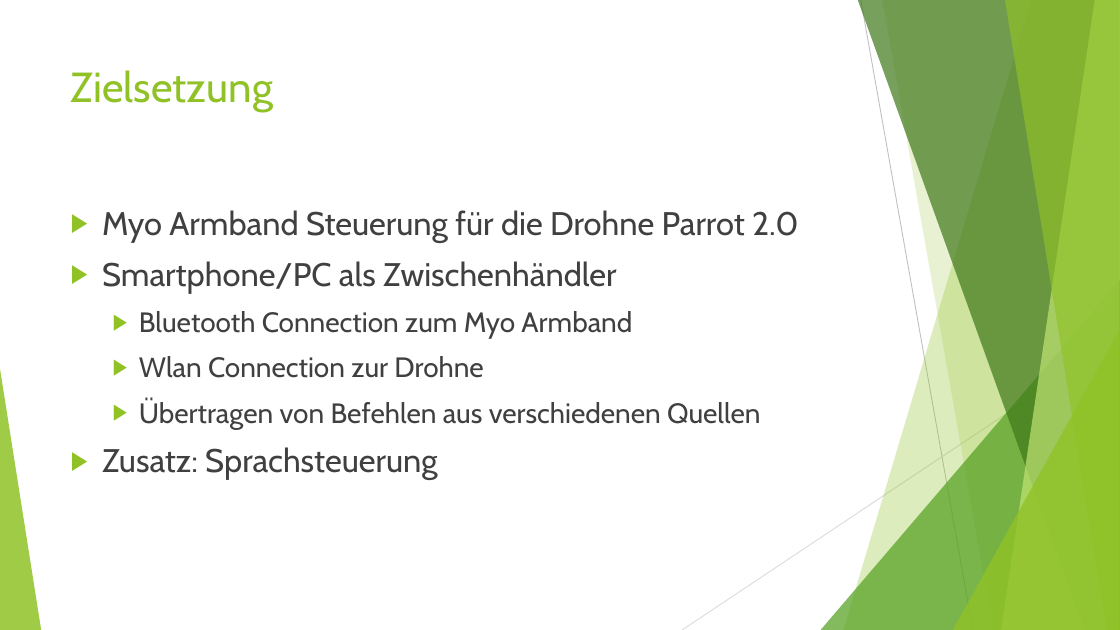
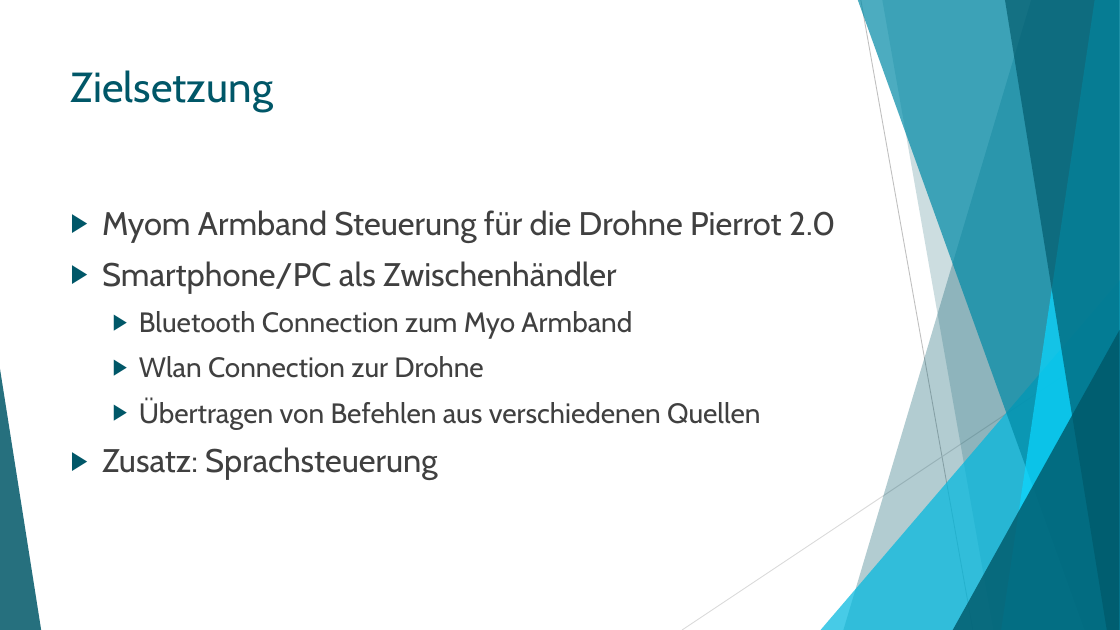
Before and after one commit to ADCSP/DrohnenSteuerung, a slide deck: slide 3 of Präsentation/SoftwarePraktikum.pptx. Drawn at 1120x630 pixels with LibreOffice and Linux fonts; fonts in the diff are those of the drawing. Boxes give left, top, right and bottom in pixels: in the first picture for what was removed or moved away, otherwise in the second. Text is boxed around its words. In the diff, an @@ line names an element or a change of style, - is before the commit and + after.

Commit message:
Changed Präsentation colors

```diff
--- a/Präsentation/SoftwarePraktikum.pptx
+++ b/Präsentation/SoftwarePraktikum.pptx
@@ freeform shape at (844, 0, 1120, 630): fill #90C226 at 30% opacity to #005768 at 30% opacity @@
@@ freeform shape at (858, 0, 1120, 630): fill #3F7819 at 70% opacity to #008AA6 at 70% opacity @@
@@ freeform shape at (882, 0, 1120, 630): fill #90C226 at 20% opacity to #005768 at 20% opacity @@
@@ freeform shape at (1002, 0, 1120, 630): fill #C0E474 at 70% opacity to #0BD7FF at 70% opacity @@
@@ freeform shape at (1005, 0, 1120, 630): fill #90C226 at 65% opacity to #005768 at 65% opacity @@
@@ title "Zielsetzung" at (71, 70, 273, 112): text colour #90C226 to #005768 @@
@@ text at (102, 210, 835, 243): text changed @@
-▶ Myo Armband Steuerung für die Drohne Parrot 2.0
+▶ Myom Armband Steuerung für die Drohne Pierrot 2.0
@@ text at (102, 261, 760, 480): bullet colour #90C226 to #005768 @@
@@ triangle at (821, 280, 1120, 630): fill #54A021 at 72% opacity to #00B8DE at 72% opacity @@
@@ triangle at (953, 330, 1120, 630): fill #90C226 at 80% opacity to #005768 at 80% opacity @@
@@ triangle at (0, 369, 41, 630): fill #90C226 at 85% opacity to #005768 at 85% opacity @@
```
Also in this commit, not shown: 9 other slides changed, 1 slide removed.
